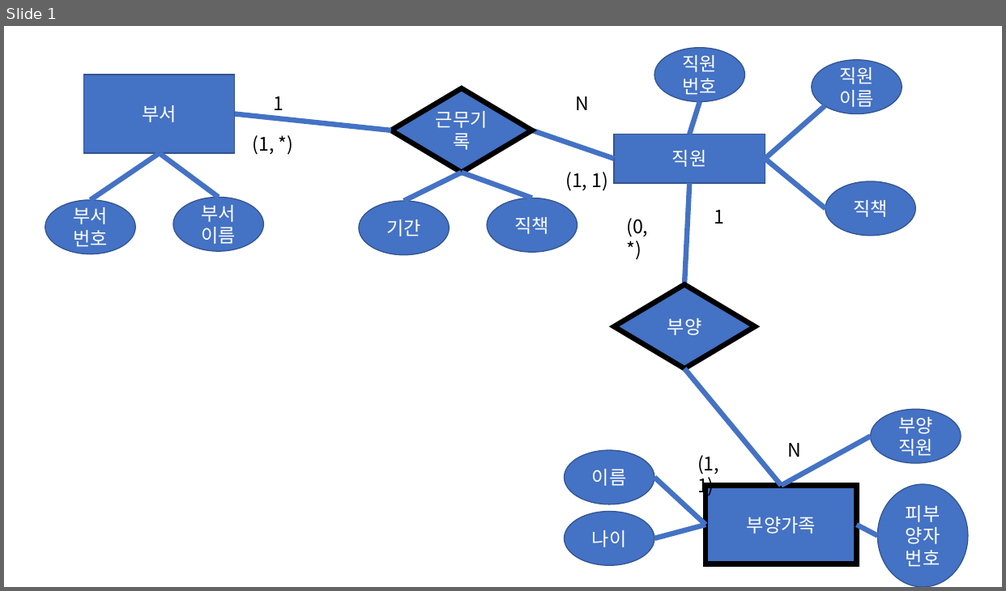
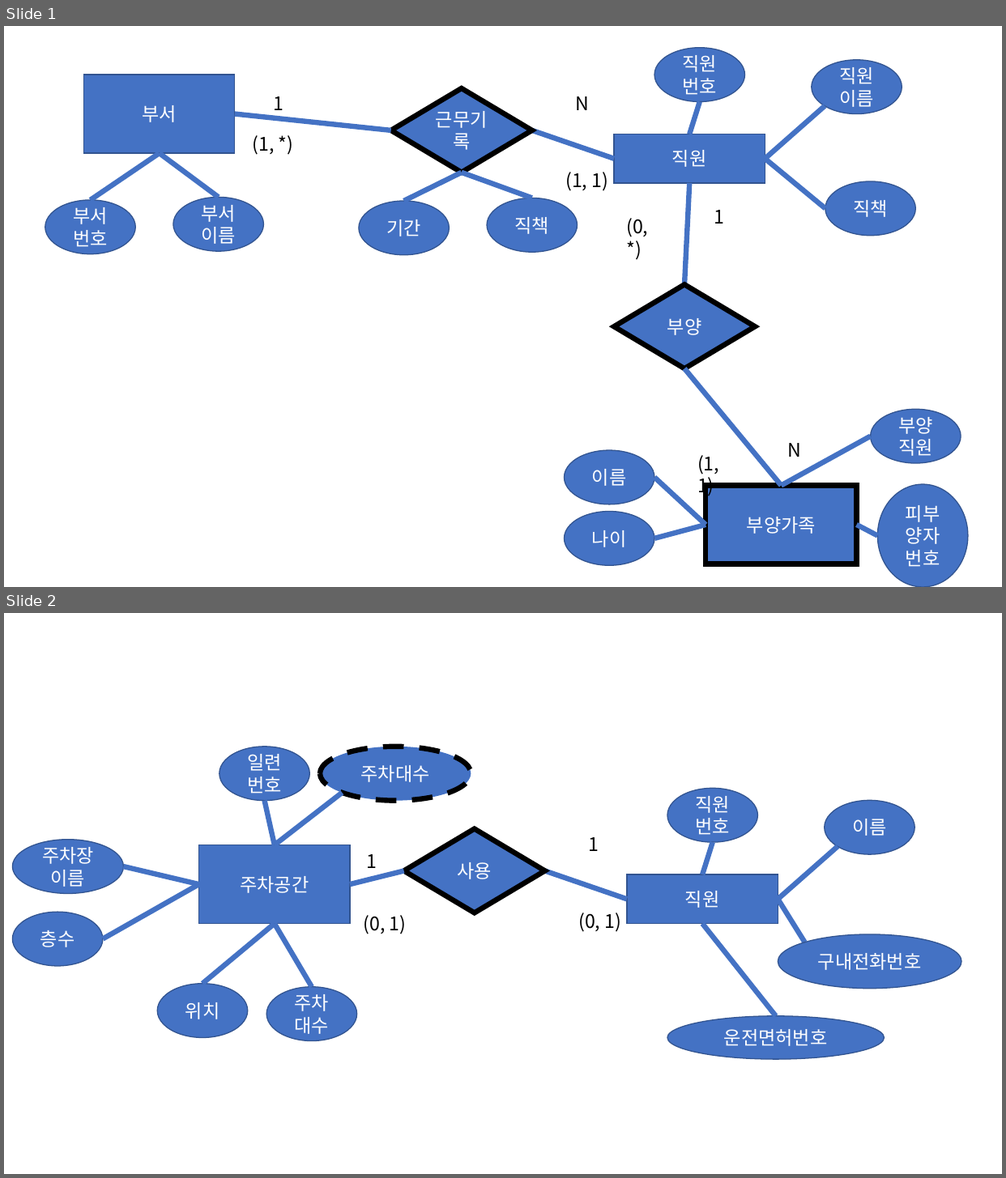
Before and after one commit to davidptuackr/db, a slide deck: rdb/notes/개인공부/mysql/06_wrks/06_exec.pptx. Shown one above the other, each under a label of ours: slide 1 before the commit, slides 1 and 2 after it. The pictures are 1006x591 and 1006x1178 pixels, drawn with LibreOffice and Linux fonts; fonts in the diff are those of the drawing. Boxes give left, top, right and bottom in pixels: in the first picture for what was removed or moved away, otherwise in the second. Text is boxed around its words. In the diff, an @@ line names an element or a change of style, - is before the commit and + after.

```diff
--- a/rdb/notes/개인공부/mysql/06_wrks/06_exec.pptx
+++ b/rdb/notes/개인공부/mysql/06_wrks/06_exec.pptx
@@ slide 2 added at (4, 613, 1002, 1174), background #FFFFFF @@
@@ ellipse added at (219, 747, 310, 800), fill #4472C4, outline #325491 1 pt, 18 pt, text #FFFFFF @@
+일련번호
@@ ellipse added at (320, 747, 471, 800), fill #4472C4, outline #000000 5 pt dashed, 18 pt, text #FFFFFF @@
+주차대수
@@ line added from (275, 845) to (265, 801), #4472C4 5 pt @@
@@ line added from (275, 845) to (343, 793), #4472C4 5 pt @@
@@ ellipse added at (667, 788, 758, 842), fill #4472C4, outline #325491 1 pt, 18 pt, text #FFFFFF @@
+직원번호
@@ ellipse added at (825, 800, 915, 854), fill #4472C4, outline #325491 1 pt, 18 pt, text #FFFFFF @@
+이름
@@ diamond added at (404, 829, 544, 914), fill #4472C4, outline #000000 5 pt, 18 pt, text #FFFFFF @@
+사용
@@ ellipse added at (12, 840, 123, 894), fill #4472C4, outline #325491 1 pt, 18 pt, text #FFFFFF @@
+주차장이름
@@ rectangle added at (198, 845, 350, 924), fill #4472C4, outline #325491 1 pt, 18 pt, text #FFFFFF @@
+주차공간
@@ text added at (366, 854, 377, 868), 18 pt, text #000000 @@
+1
@@ text added at (588, 837, 599, 851), 18 pt, text #000000 @@
+1
@@ line added from (713, 842) to (702, 875), #4472C4 5 pt @@
@@ line added from (838, 846) to (778, 899), #4472C4 5 pt @@
@@ line added from (198, 884) to (124, 867), #4472C4 5 pt @@
@@ line added from (404, 871) to (350, 884), #4472C4 5 pt @@
@@ line added from (627, 899) to (545, 871), #4472C4 5 pt @@
@@ rectangle added at (627, 875, 778, 924), fill #4472C4, outline #325491 1 pt, 18 pt, text #FFFFFF @@
+직원
@@ line added from (198, 884) to (103, 939), #4472C4 5 pt @@
@@ line added from (805, 943) to (778, 899), #4472C4 5 pt @@
@@ ellipse added at (12, 912, 103, 965), fill #4472C4, outline #325491 1 pt, 18 pt, text #FFFFFF @@
+층수
@@ line added from (202, 983) to (275, 924), #4472C4 5 pt @@
@@ line added from (312, 987) to (275, 924), #4472C4 5 pt @@
@@ text added at (364, 915, 407, 935), 18 pt, text #000000 @@
+(0, 1)
@@ text added at (578, 913, 621, 932), 18 pt, text #000000 @@
+(0, 1)
@@ line added from (776, 1016) to (702, 924), #4472C4 5 pt @@
@@ ellipse added at (778, 935, 961, 989), fill #4472C4, outline #325491 1 pt, 18 pt, text #FFFFFF @@
+구내전화번호
@@ ellipse added at (157, 983, 248, 1037), fill #4472C4, outline #325491 1 pt, 18 pt, text #FFFFFF @@
+위치
@@ ellipse added at (266, 987, 357, 1041), fill #4472C4, outline #325491 1 pt, 18 pt, text #FFFFFF @@
+주차대수
@@ ellipse added at (667, 1016, 884, 1060), fill #4472C4, outline #325491 1 pt, 18 pt, text #FFFFFF @@
+운전면허번호
```
Also in this commit, not shown: 1 slide removed, 2 other files.
